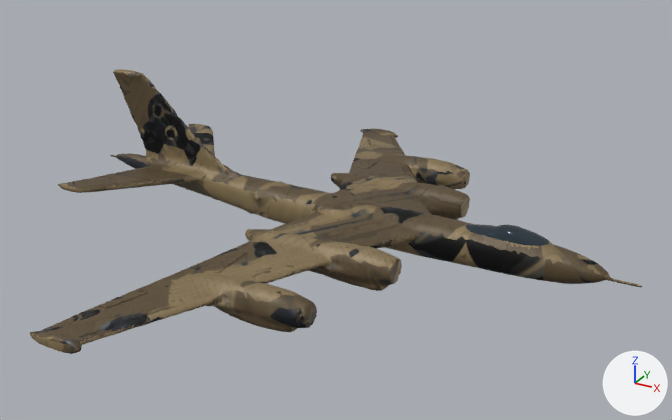
A saved change to the glTF model game/models/battle/fh_battle_bomber_1.glb.
Camera for both pictures: a 50 mm camera at (0.686, -1.261, 0.578) aimed at (0.005, -0.023, -0.041). The lights are fixed; the arrows at lower right show +X, +Y and +Z. The older version comes first. Vertices at exactly the same position are counted once.

In view in the first picture: 'fh_battle_bomber_1'.
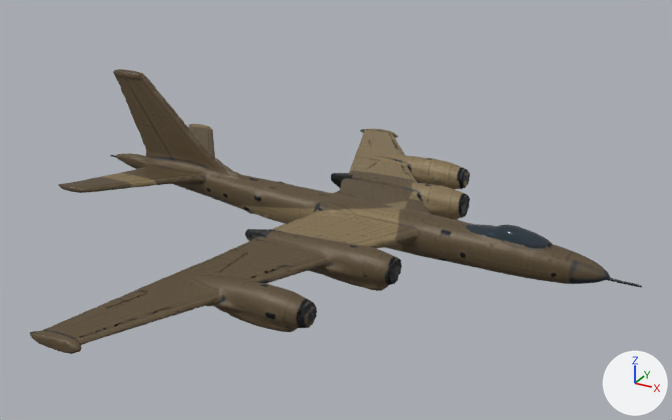
What changed in the scene script:
```text
Change me_fh_battle_bomber_1:
    used by ob_fh_battle_bomber_1; location = (0.0, 0.0, 0.0)
    remove me_fh_battle_bomber_1.from_pydata(...)  # 14255 vertices, 29994 faces; spans x -0.499..0.499, y -0.501..0.501, z -0.11..0.133
    add me_fh_battle_bomber_1.from_pydata(...)  # 14257 vertices, 29995 faces; spans x -0.499..0.499, y -0.501..0.501, z -0.11..0.133
    me_fh_battle_bomber_1 part 1: 649 vertices moved from x -0.469..0.15, y -0.493..0.186, z -0.106..0.129 to x -0.466..0.15, y -0.492..0.186, z -0.106..0.127; 1132 vertices removed from x -0.472..0.112, y -0.5..0.188, z -0.106..0.132; 1133 vertices added at x -0.472..0.113, y -0.5..0.186, z -0.106..0.132
    me_fh_battle_bomber_1 part 2: 249 vertices moved from x -0.202..0.051, y 0.203..0.491, z -0.108..-0.057 to x -0.203..0.05, y 0.203..0.491, z -0.106..-0.056; 399 vertices removed from x -0.203..0.074, y 0.19..0.497, z -0.11..-0.053; 399 vertices added at x -0.2..0.073, y 0.19..0.496, z -0.109..-0.052
    me_fh_battle_bomber_1 part 3: 3 vertices moved within x 0.254..0.266, y 0.016..0.017, z -0.033; 1 vertex removed from x 0.251, y -0.027, z -0.04; 2 vertices added at x 0.25..0.252, y -0.03..-0.024, z -0.044..-0.038
    me_fh_battle_bomber_1 part 4: 23598 kept faces spanning x -0.499..0.499, y -0.501..0.501, z -0.11..0.133 get new texture (UV) coordinates
```

Where the change shows, as pixel boxes (x1, y1, x2, y2) in the pictures (672 x 420 px; the box of a moved part takes in the faces that stretch with it):
part 1 of me_fh_battle_bomber_1, moved or reshaped
    before: (31, 69, 383, 353)
    after: (31, 69, 383, 352)
part 2 of me_fh_battle_bomber_1, moved or reshaped
    before: (351, 128, 441, 186)
    after: (351, 129, 441, 186)
part 3 of me_fh_battle_bomber_1, moved or reshaped
    both: (471, 235, 481, 249)
part 4 of me_fh_battle_bomber_1, surface changed
    both: (30, 70, 642, 354)
